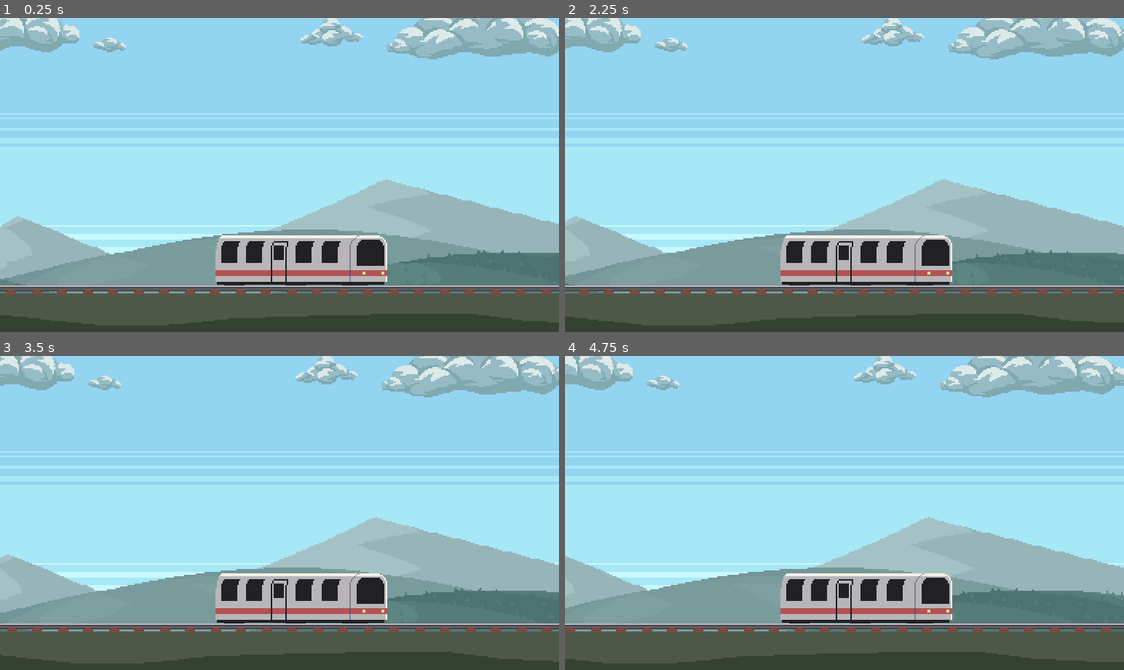
Above: before the commit, frames 1-4 (two rows, left to right).
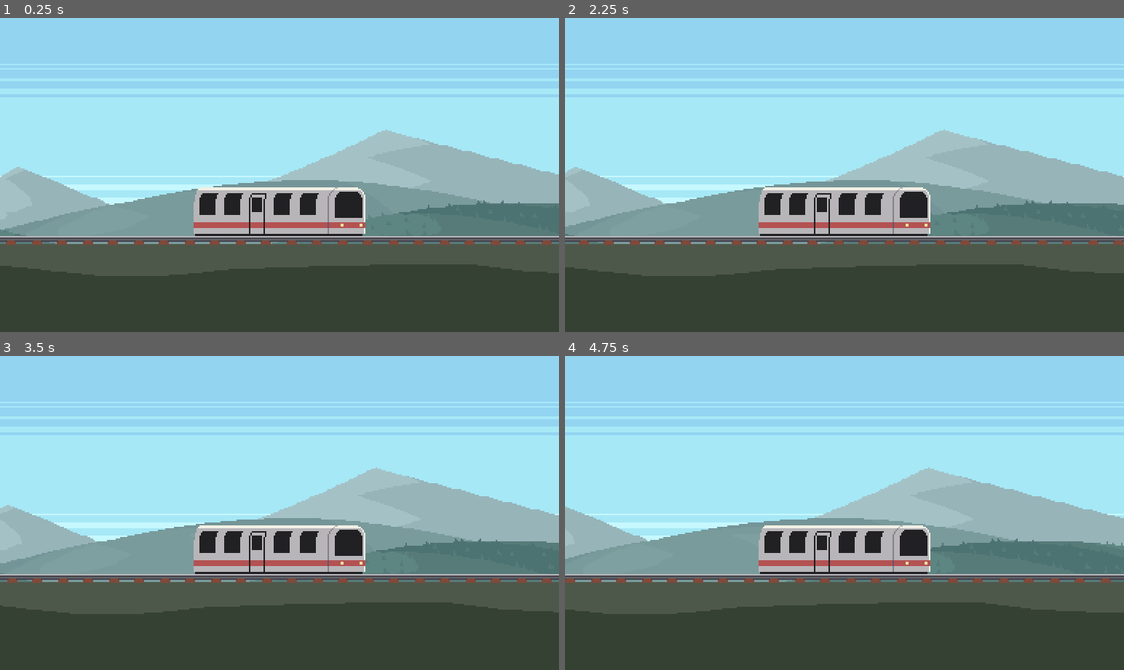
Above: after the commit, the same moments.

Repository: sakkaku-dev/last-train
Game: Godot game, scene res://game.tscn
The game is run twice, just before and just after one commit, with the same random seed, the same clock (stepped at 60 frames per second) and the same inputs. Sound files missing from this copy of the repository are replaced by a short silence.
Inputs:
- Up to frame 1 (0.25 s): no input
- Up to frame 2 (2.25 s): tap Enter at 0.5 s; tap Space at 1.25 s; hold D (move_left) 1.28-2.03 s
- Up to frame 3 (3.5 s): no input
- Up to frame 4 (4.75 s): tap Enter at 3.5 s; hold D (move_left) from 3.53 s (still down)

The runs differ from the first frame. In frame 1, 53% of the frame differs, in the area x 0-100%, y 0-98%; in frame 2, 53%; in frame 3, 53%; in frame 4, 52%.

Commit message:
change pos of train

Diff:
--- a/game.tscn
+++ b/game.tscn
@@ -22,7 +22,7 @@
 [node name="Game" type="Node2D"]
 
 [node name="Train" parent="." instance=ExtResource("1_e0gxa")]
-position = Vector2(0, -18)
+position = Vector2(0, 16)
 
 [node name="Rails" type="TileMap" parent="."]
 position = Vector2(0, 38)
--- a/train.tscn
+++ b/train.tscn
@@ -281,7 +281,6 @@
 position = Vector2(0, -26)
 
 [node name="Train" type="Sprite2D" parent="."]
-position = Vector2(15, 33)
 texture = ExtResource("1_adsrg")
 
 [node name="Start" type="AudioStreamPlayer" parent="."]
